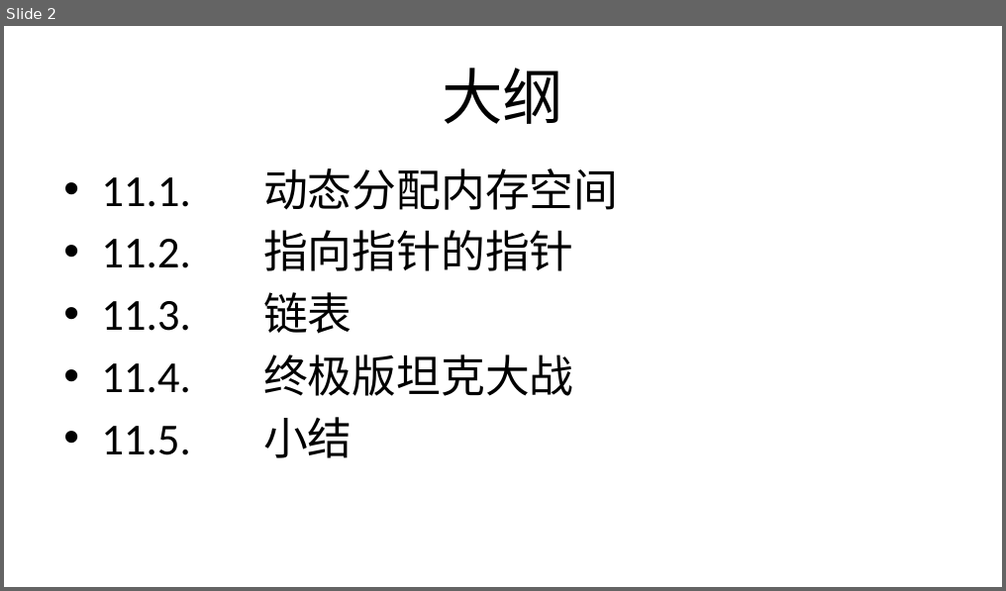
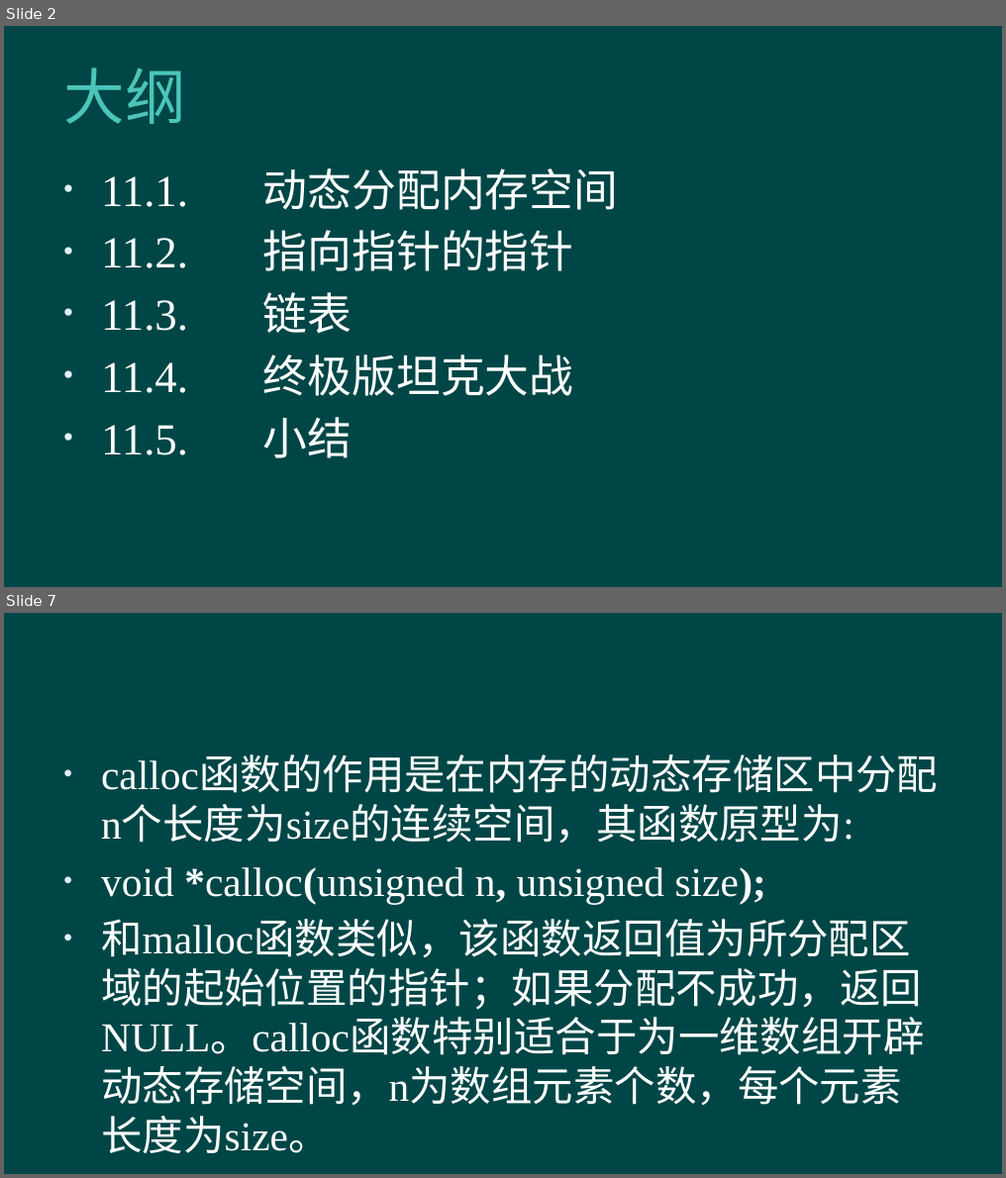
Before and after one commit to hanhonglei/Course_BasicGameProgramming, a slide deck: 第11章 指针的高级应用/第11章 指针的高级应用.pptx. Shown one above the other, each under a label of ours: slide 2 before the commit, slides 2 and 7 after it; the slides between them are not shown. The pictures are 1006x591 and 1006x1178 pixels, drawn with LibreOffice and Linux fonts; fonts in the diff are those of the drawing; background and template pictures are left out. Boxes give left, top, right and bottom in pixels: in the first picture for what was removed or moved away, otherwise in the second. Text is boxed around its words. In the diff, an @@ line names an element or a change of style, - is before the commit and + after.

```diff
--- a/第11章 指针的高级应用/第11章 指针的高级应用.pptx
+++ b/第11章 指针的高级应用/第11章 指针的高级应用.pptx
@@ slide 7 added at box(4, 613, 1002, 1174), background #004646 @@
@@ text added at box(101, 807, 925, 1155), 29.6 pt, text #FFFFFF @@
+• calloc函数的作用是在内存的动态存储区中分配n个长度为size的连续空间，其函数原型为:
+• void *calloc(unsigned n, unsigned size);
+• 和malloc函数类似，该函数返回值为所分配区域的起始位置的指针；如果分配不成功，返回NULL。calloc函数特别适合于为一维数组开辟动态存储空间，n为数组元素个数，每个元素长度为size。
@@ slide 2 changed as well @@
@@ background #FFFFFF to #004646 @@
@@ title "大纲" at box(63, 68, 186, 124): font Calibri to Arial, text colour #000000 to #4BC5B9, letter spacing 0 to 0.5 pt; alignment centre to left @@
@@ text "11.1. 动态分配内存空间" at box(101, 169, 619, 459): font Calibri to Times New Roman, text colour #000000 to #FFFFFF @@
```
Also in this commit, not shown: 1 other slide changed, 31 other slides added.
